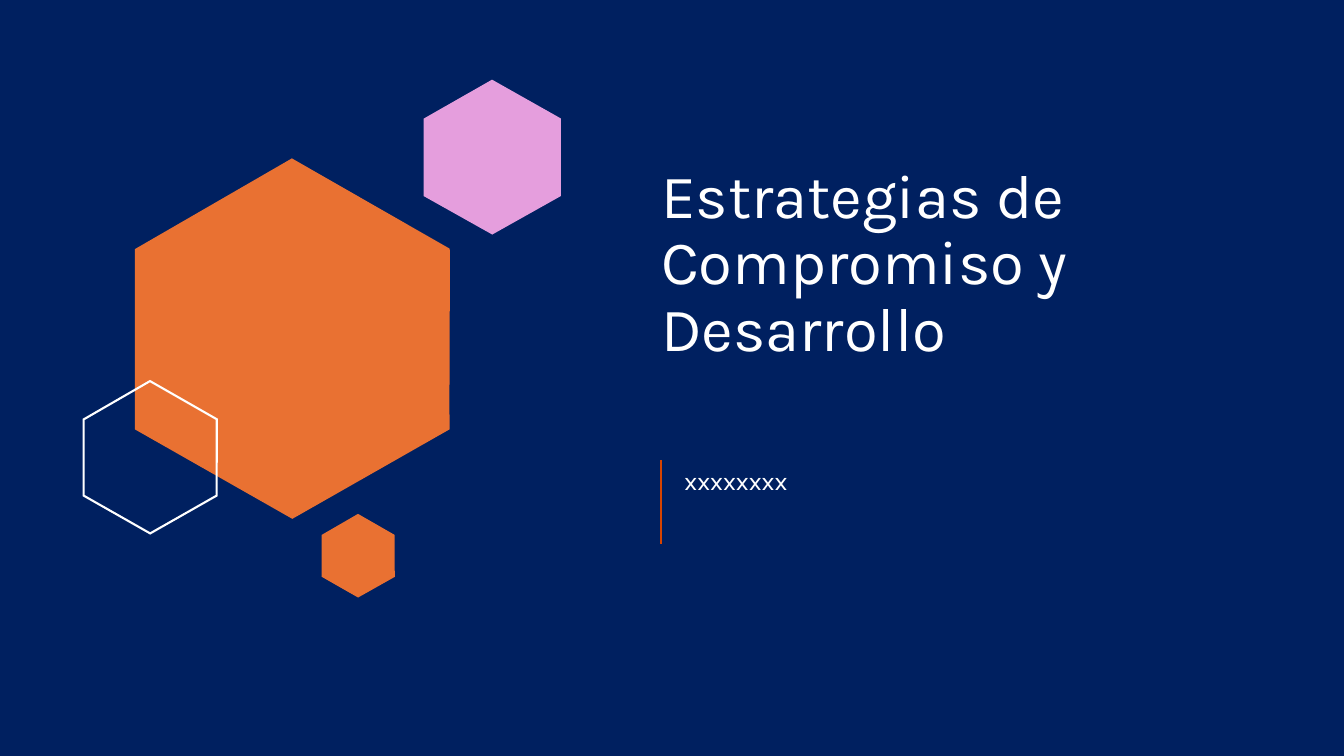
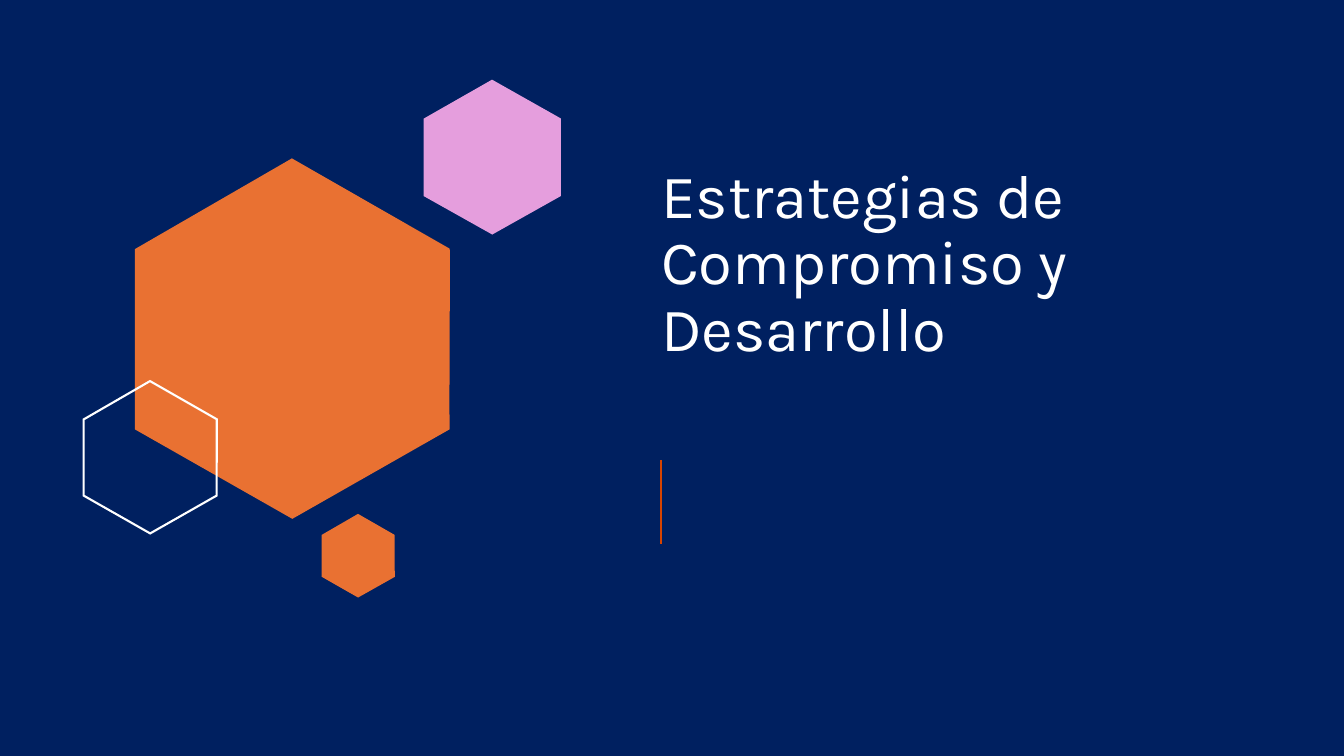
Before and after one commit to ITACADEMYprojectes/ProjecteData, a slide deck: slide 5 of Equip_28/Results/Analisis_PAP_and_ABL_RapidExpres.pptx. Drawn at 1344x756 pixels with LibreOffice and Linux fonts; fonts in the diff are those of the drawing. Boxes give left, top, right and bottom in pixels: in the first picture for what was removed or moved away, otherwise in the second. Text is boxed around its words. In the diff, an @@ line names an element or a change of style, - is before the commit and + after.

```diff
--- a/Equip_28/Results/Analisis_PAP_and_ABL_RapidExpres.pptx
+++ b/Equip_28/Results/Analisis_PAP_and_ABL_RapidExpres.pptx
@@ text removed at (684, 478, 787, 490) @@
-xxxxxxxx
```
Also in this commit, not shown: 6 other slides changed, 2 slides added, 2 slides removed, 1 other file.
